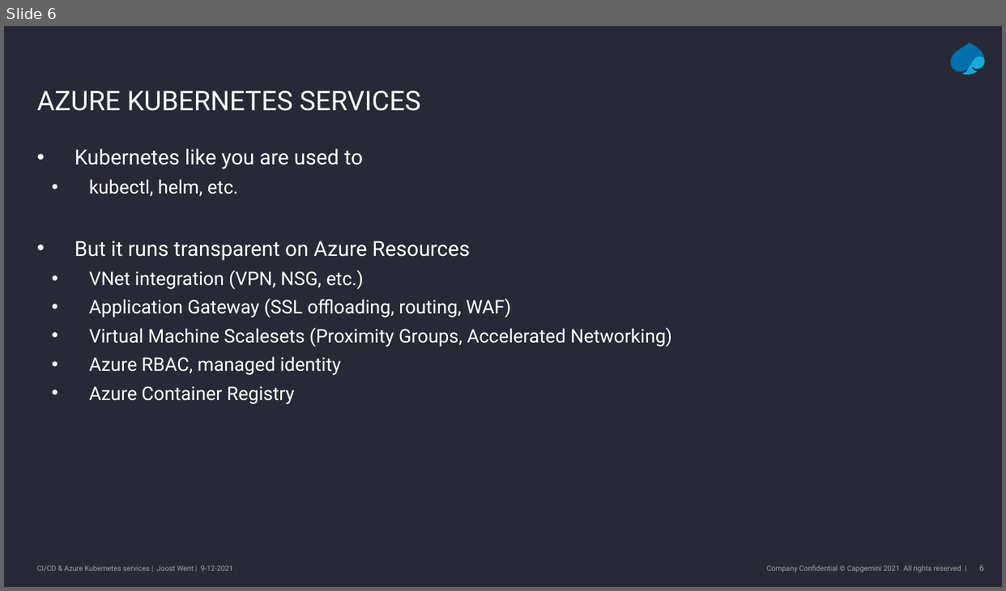
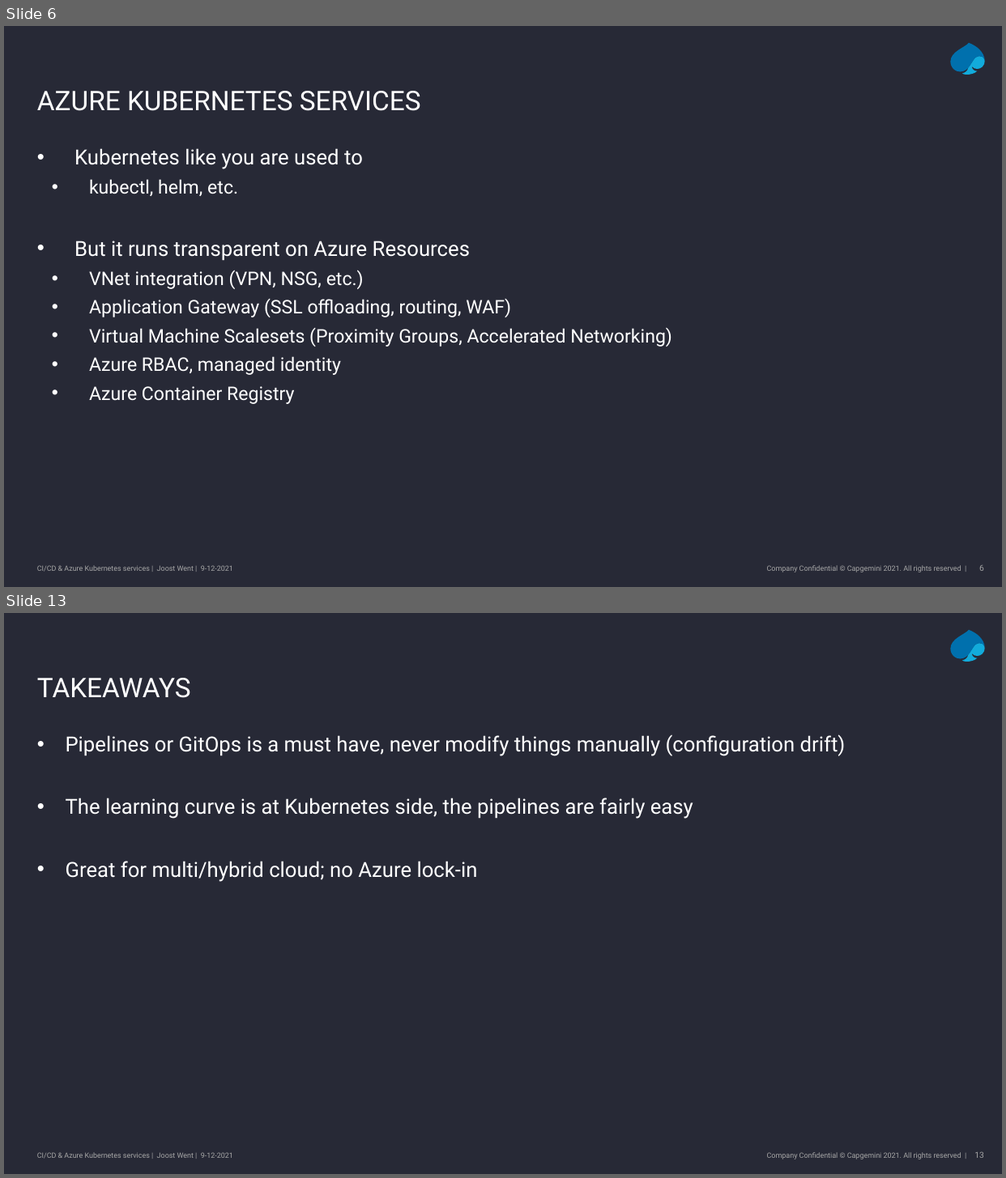
Before and after one commit to joostwent/techtalk-lunch, a slide deck: slides.pptx. Shown one above the other, each under a label of ours: slide 6 before the commit, slides 6 and 13 after it; the slides between them are not shown. The pictures are 1006x591 and 1006x1178 pixels, drawn with LibreOffice and Linux fonts; fonts in the diff are those of the drawing; background and template pictures are left out. Boxes give left, top, right and bottom in pixels: in the first picture for what was removed or moved away, otherwise in the second. Text is boxed around its words. In the diff, an @@ line names an element or a change of style, - is before the commit and + after.

```diff
--- a/slides.pptx
+++ b/slides.pptx
@@ slide 13 added at (4,613,1002,1174), background #272936; not listed: 5 template elements that a slide beside it also shows @@
@@ title added at (37,678,191,698), 26 pt, text #FFFFFF @@
+TAKEAWAYS
@@ text added at (66,735,846,882), 20 pt, text #FFFFFF @@
+• Pipelines or GitOps is a must have, never modify things manually (configuration drift)
+• The learning curve is at Kubernetes side, the pipelines are fairly easy
+• Great for multi/hybrid cloud; no Azure lock-in
```
Also in this commit, not shown: 4 slides changed, 2 other slides added, 1 slide removed, 2 other files.
